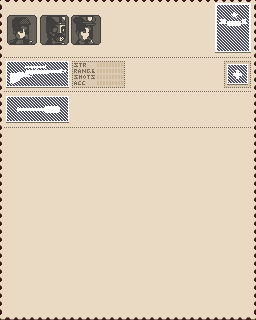
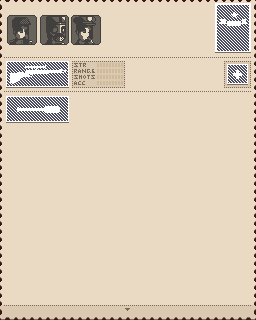
Layer changes from the first 256 x 320 image to the second:
added layer "Pasted Layer #1" above "Pasted Layer" over 0, 305, 256, 319
renamed "Layer #2" to "Pasted Layer", painted on it over 4, 127, 251, 128
